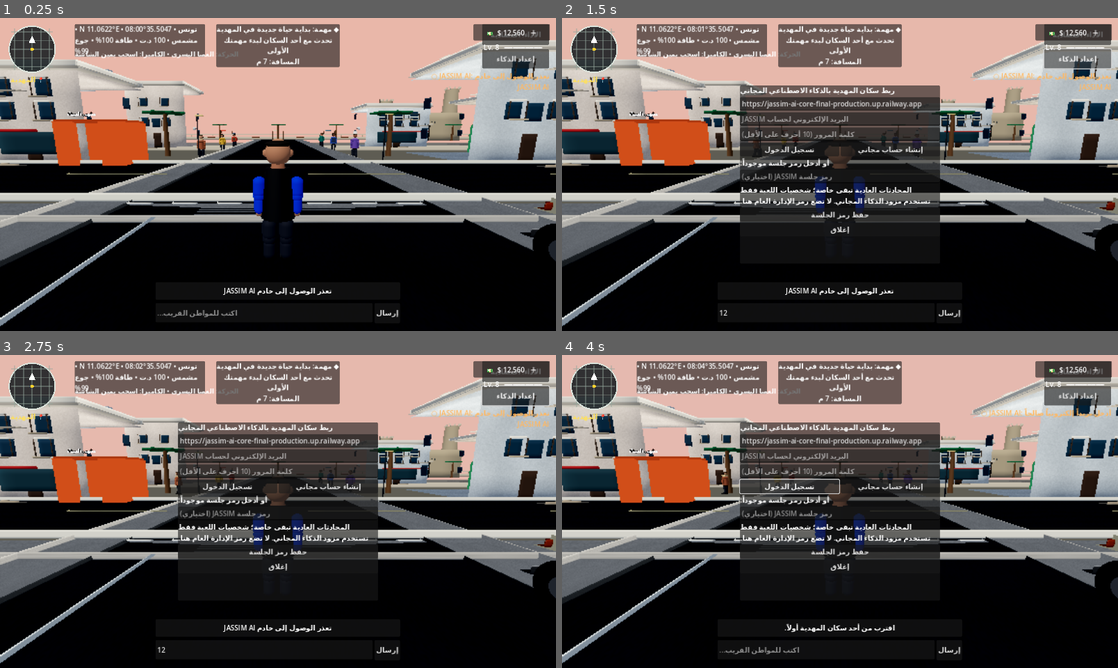
Above: before the commit, frames 1-4 (two rows, left to right).
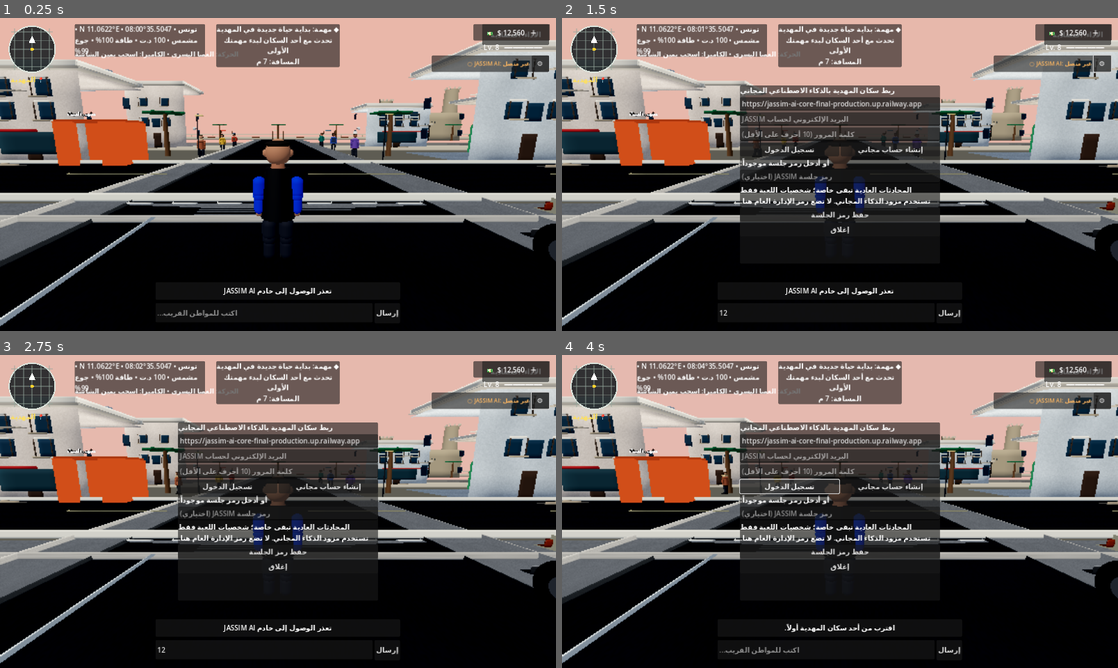
Above: after the commit, the same moments.

Repository: stevennpllk-crypto/REAL-LIFE-MAHDIA
Game: Godot game, scene res://scenes/Main.tscn
The game is run twice, just before and just after one commit, with the same random seed, the same clock (stepped at 60 frames per second) and the same inputs.
Inputs (mouse positions are in pixels of both pictures, inside the frame that each line leads up to):
- Up to frame 1 (0.25 s): no input
- Up to frame 2 (1.5 s): click (828, 312) at 0.52 s; type "12" at 0.6 s; click "إعداد الذكاء" (after the commit: "⚙") at 1.25 s
- Up to frame 3 (2.75 s): click "الأداء: اقتصادية" at 2 s
- Up to frame 4 (4 s): click "إرسال" at 2.75 s; click "تسجيل الدخول" at 3.5 s

The runs differ from the first frame. In frame 1, 1.3% of the frame differs, in the area x 77-99%, y 10-24%; in frame 2, 1.4%, in the area x 77-99%, y 9-24%; in frame 3, 1.4%; in frame 4, 1.3%.

Commit message:
Compact AI connection status in mobile HUD

Diff:
--- a/scripts/main.gd
+++ b/scripts/main.gd
@@ -730,29 +730,31 @@
 	send_button.pressed.connect(_on_chat_send_pressed)
 	chat_row.add_child(send_button)
 
+	# Compact connection row: keep backend diagnostics out of the playable view.
+	var ai_row_panel := PanelContainer.new()
+	ai_row_panel.anchor_left = 1.0
+	ai_row_panel.anchor_right = 1.0
+	ai_row_panel.offset_left = -286
+	ai_row_panel.offset_right = -16
+	ai_row_panel.offset_top = 86
+	ai_row_panel.offset_bottom = 124
+	layer.add_child(ai_row_panel)
+	var ai_row := HBoxContainer.new()
+	ai_row_panel.add_child(ai_row)
+	ai_status_label = Label.new()
+	ai_status_label.text = "○ JASSIM AI: جارٍ الفحص"
+	ai_status_label.horizontal_alignment = HORIZONTAL_ALIGNMENT_RIGHT
+	ai_status_label.vertical_alignment = VERTICAL_ALIGNMENT_CENTER
+	ai_status_label.size_flags_horizontal = Control.SIZE_EXPAND_FILL
+	ai_status_label.clip_text = true
+	ai_status_label.add_theme_font_size_override("font_size", 13)
+	ai_row.add_child(ai_status_label)
 	var ai_config_button := Button.new()
-	ai_config_button.text = "إعداد الذكاء"
-	ai_config_button.anchor_left = 1.0
-	ai_config_button.anchor_right = 1.0
-	ai_config_button.offset_left = -170
-	ai_config_button.offset_right = -16
-	ai_config_button.offset_top = 72
-	ai_config_button.offset_bottom = 116
+	ai_config_button.text = "⚙"
+	ai_config_button.custom_minimum_size = Vector2(40, 34)
+	ai_config_button.tooltip_text = "إعداد الذكاء الاصطناعي"
 	ai_config_button.pressed.connect(_toggle_ai_setup)
-	layer.add_child(ai_config_button)
-
-	# Expose real backend/model readiness instead of silently losing service signals.
-	ai_status_label = Label.new()
-	ai_status_label.text = "JASSIM AI: جارٍ فحص الخادم..."
-	ai_status_label.horizontal_alignment = HORIZONTAL_ALIGNMENT_RIGHT
-	ai_status_label.autowrap_mode = TextServer.AUTOWRAP_WORD_SMART
-	ai_status_label.anchor_left = 1.0
-	ai_status_label.anchor_right = 1.0
-	ai_status_label.offset_left = -340
-	ai_status_label.offset_right = -16
-	ai_status_label.offset_top = 122
-	ai_status_label.offset_bottom = 166
-	layer.add_child(ai_status_label)
+	ai_row.add_child(ai_config_button)
 
 	ai_setup_panel = PanelContainer.new()
 	ai_setup_panel.anchor_left = 0.5
@@ -956,7 +958,12 @@
 func _on_ai_connection_status(ready: bool, message: String) -> void:
 	if not is_instance_valid(ai_status_label):
 		return
-	ai_status_label.text = ("● " if ready else "○ ") + "JASSIM AI: " + message
+	var compact_status := "JASSIM AI: متصل" if ready else "JASSIM AI: غير متصل"
+	if not ready and (message.contains("فحص") or message.contains("جارٍ")):
+		compact_status = "JASSIM AI: جارٍ الفحص"
+	ai_status_label.text = ("● " if ready else "○ ") + compact_status
+	# Preserve the complete diagnostic without drawing a long line across the world.
+	ai_status_label.tooltip_text = message
 	ai_status_label.add_theme_color_override("font_color", Color(0.35, 0.92, 0.55) if ready else Color(1.0, 0.72, 0.38))
 
 func _on_chat_submitted(value: String) -> void:
